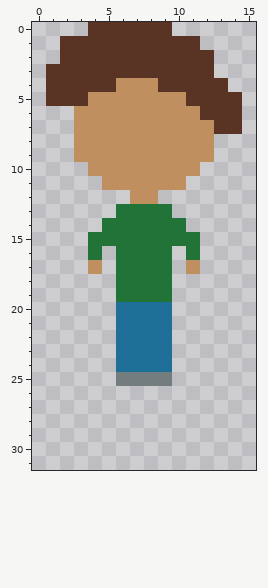
Edited in one commit: pixel-art sprite (Sprites/player.png). Above: the version before the commit.
The file is 16x32 pixels. The old version is drawn lined up with the new one.
Now the later version:
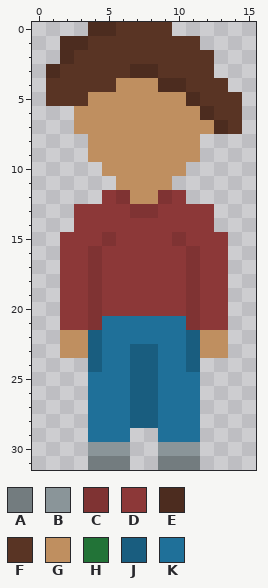
Palette (. is transparent): A #737c7f  B #8a9599  C #7f3333  D #8c3838  E #4c2c1f  F #593424  G #bf8f60  H #227337  J #195d7f  K #1f7099
The exact change:
whole drawing moved by +0,-6 (the old picture is shown already moved)
@@ x 0..15 @@
- 0 ....FFFFFF......
- 1 ..FFFFFFFFFF....
- 2 ..FFFFFFFFFFF...
- 3 .FFFFFFFFFFFF...
- 4 .FFFFFGGGFFFFF..
- 5 .FFFGGGGGGGFFFF.
- 6 ...GGGGGGGGGFFF.
- 7 ...GGGGGGGGGGFF.
- 8 ...GGGGGGGGGG...
- 9 ...GGGGGGGGGG...
-10 ....GGGGGGGG....
-11 .....GGGGGG.....
-12 .......GG.......
-13 ......HHHH......
-14 .....HHHHHH.....
-15 ....HHHHHHHH....
-16 ....H.HHHH.H....
-17 ....G.HHHH.G....
-18 ......HHHH......
-19 ......HHHH......
-20 ......KKKK......
-21 ......KKKK......
-22 ......KKKK......
-23 ......KKKK......
-24 ......KKKK......
-25 ......AAAA......
-26 ................
-27 ................
-28 ................
-29 ................
-30 ................
-31 ................
+ 0 ....EEFFFF......
+ 1 ..EEFFFFFFFF....
+ 2 ..EFFFFFFFFFF...
+ 3 .EFFFFFEEFFFF...
+ 4 .FFFFFGGGEEFFF..
+ 5 .FFFGGGGGGGEFFF.
+ 6 ...GGGGGGGGGEFF.
+ 7 ...GGGGGGGGGGEF.
+ 8 ....GGGGGGGG....
+ 9 ....GGGGGGGG....
+10 .....GGGGGG.....
+11 ......GGGG......
+12 .....DCGGCD.....
+13 ...DDDDCCDDDD...
+14 ...DDDDDDDDDD...
+15 ..DDDCDDDDCDDD..
+16 ..DDCDDDDDDCDD..
+17 ..DDCDDDDDDCDD..
+18 ..DDCDDDDDDCDD..
+19 ..DDCDDDDDDCDD..
+20 ..DDCDDDDDDCDD..
+21 ..DDCKKKKKKCDD..
+22 ..GGJKKKKKKJGG..
+23 ..GGJKKJJKKJGG..
+24 ....JKKJJKKJ....
+25 ....KKKJJKKK....
+26 ....KKKJJKKK....
+27 ....KKKJJKKK....
+28 ....KKKJJKKK....
+29 ....KKK..KKK....
+30 ....BBB..BBB....
+31 ....AAA..AAA....
Boxes around the changes in both pictures, in picture pixels (x1, y1, x2, y2):
changed: (46, 22, 228, 470)
